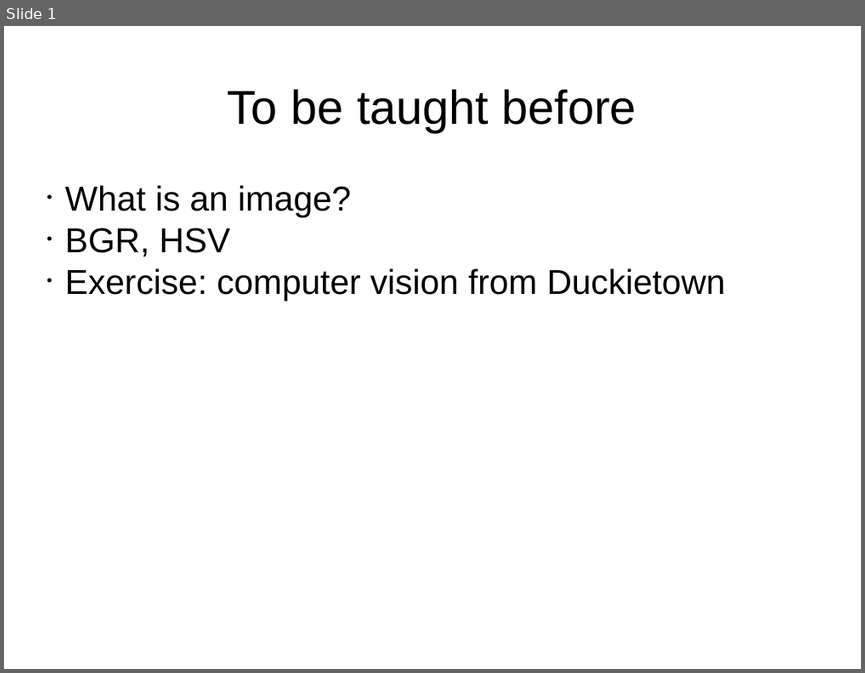
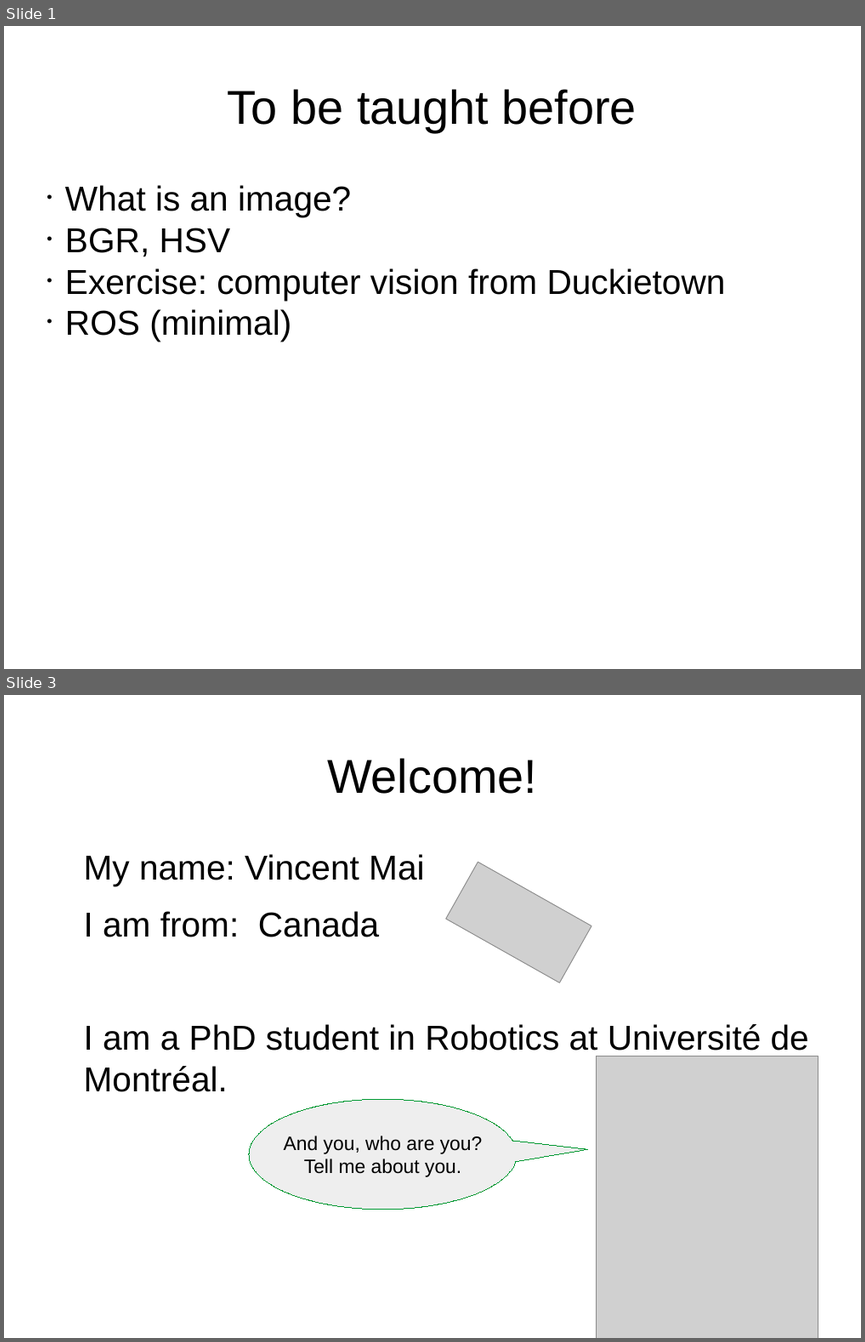
Before and after one commit to maivincent/MISE_presentations, a slide deck: Prerequisites.odp. Shown one above the other, each under a label of ours: slide 1 before the commit, slides 1 and 3 after it; the slides between them are not shown. The pictures are 865x673 and 865x1342 pixels, drawn with LibreOffice and Linux fonts; fonts in the diff are those of the drawing; grey boxes stand for pictures. Boxes give left, top, right and bottom in pixels: in the first picture for what was removed or moved away, otherwise in the second. Text is boxed around its words. In the diff, an @@ line names an element or a change of style, - is before the commit and + after.

```diff
--- a/Prerequisites.odp
+++ b/Prerequisites.odp
@@ slide 3 added at <box>4,695,861,1338</box>, background #FFFFFF @@
@@ title added at <box>327,758,537,794</box>, 44 pt, text #000000 @@
+Welcome!
@@ text added at <box>84,854,809,1092</box>, 32 pt, text #000000 @@
+My name: Vincent Mai
+I am from: Canada
+I am a PhD student in Robotics at Université de Montréal.
@@ picture added at <box>446,862,591,982</box> @@
@@ picture added at <box>596,1056,818,1338</box> @@
@@ speech bubble added at <box>249,1100,517,1210</box>, fill #EEEEEE, outline #009933 0 pt, 18 pt, text #000000 @@
+And you, who are you?
+Tell me about you.
@@ slide 1 changed as well @@
@@ subtitle at <box>65,309,291,341</box>: paragraph added @@
+• ROS (minimal)
```
Also in this commit, not shown: 10 other slides added, 26 other files.
